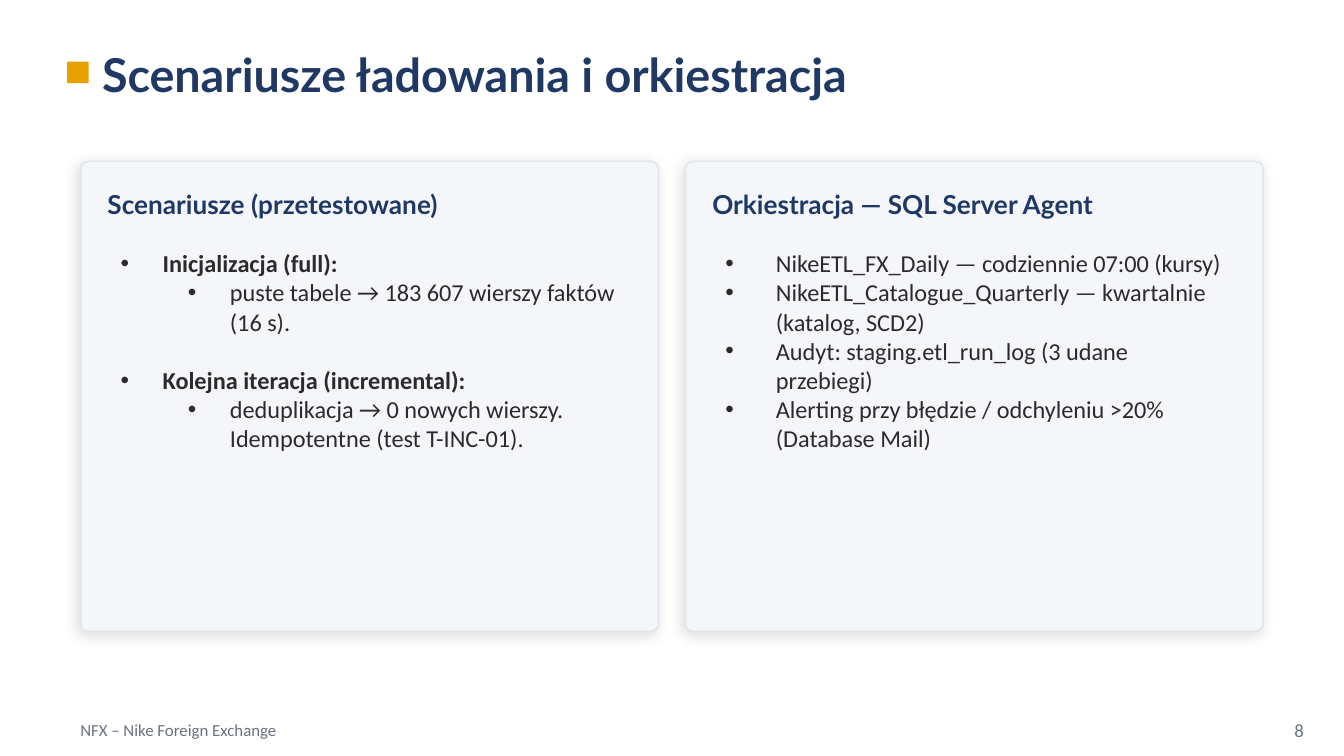
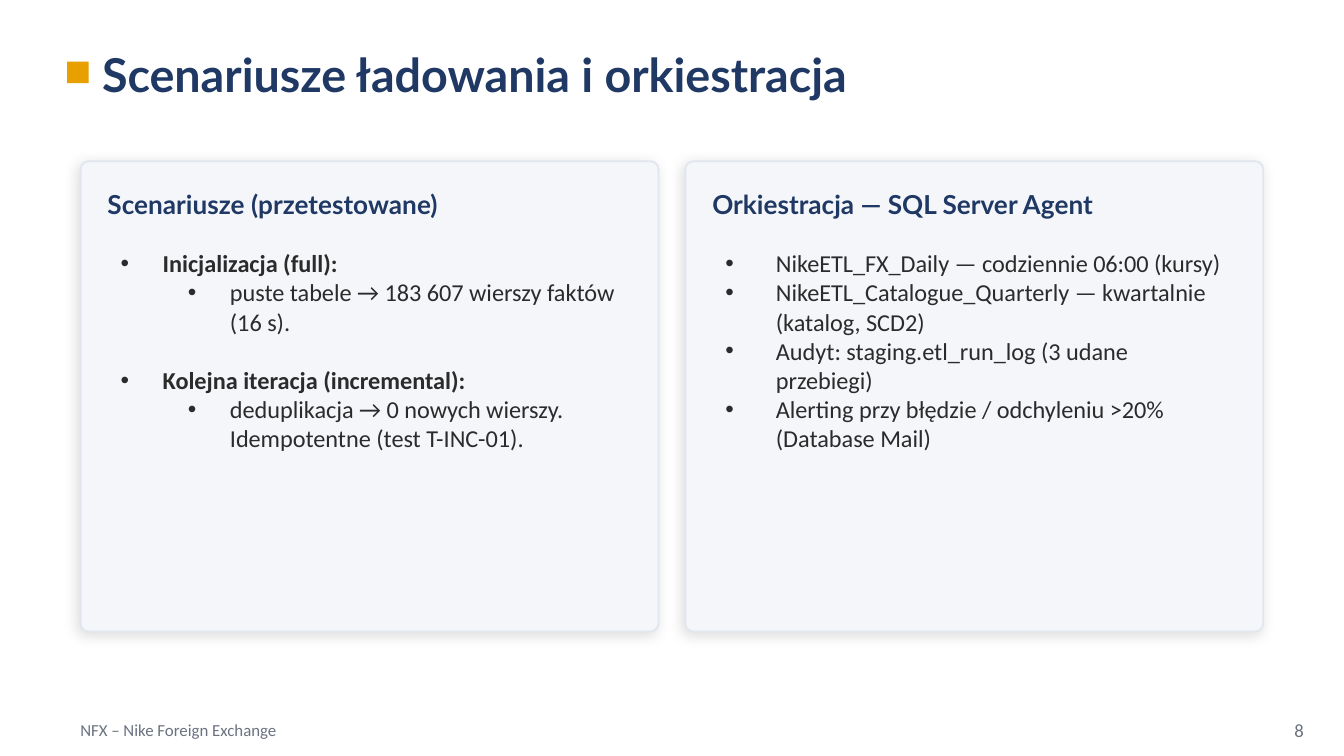
Before and after one commit to Fichey/NFX_Implementation, a slide deck: slide 9 of NFX_Prezentacja.pptx. Drawn at 1344x756 pixels with LibreOffice and Linux fonts; fonts in the diff are those of the drawing. Boxes give left, top, right and bottom in pixels: in the first picture for what was removed or moved away, otherwise in the second. Text is boxed around its words. In the diff, an @@ line names an element or a change of style, - is before the commit and + after.

```diff
--- a/NFX_Prezentacja.pptx
+++ b/NFX_Prezentacja.pptx
@@ text at (776,254,1220,276): text changed @@
-• NikeETL_FX_Daily — codziennie 07:00 (kursy)
+• NikeETL_FX_Daily — codziennie 06:00 (kursy)
```
Also in this commit, not shown: 8 other slides changed.
